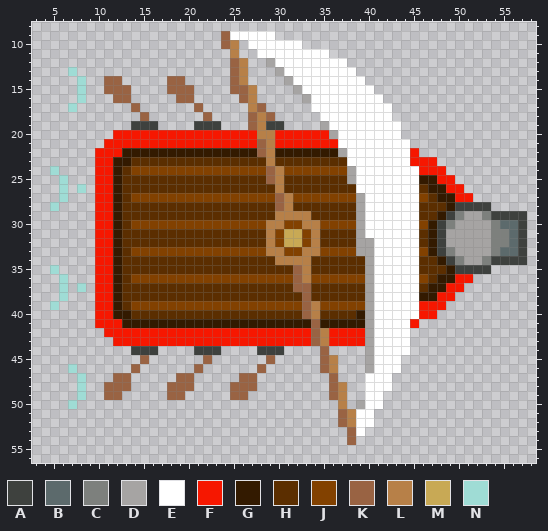
One commit to this pixel-art sprite: Unreal/Content/ship1_4.png. Above: the version before the commit.
The file is 192x192 pixels, drawn in blocks of 3x3; one block is one cell here. Shown: x 3..58, y 8..56.
Palette (. is transparent): A #3e413e  B #5c6a6c  C #7d807d  D #a6a4a3  E #ffffff  F #f61700  G #331a00  H #5b2e00  J #824100  K #996343  L #b78048  M #c8a955  N #9fdcd5
Pixels before (only the part around the change), first column x 6:
17 .N......K......K.....LK.....EEEEEEEEE.............
18 .........K......K....KLK.....EEEEEEEE.............
19 ........AAA....AAA...KLAA....DEEEEEEEE............
20 ......FFFFFFFFFFFFFFFFLLFFFFFFDEEEEEEE............
21 .....FFFFFFFFFFFFFFFFFKLFFFFFFFEEEEEEEE...........
22 ....FFFGGGGGGGGGGGGGGGKLGGGGGGGDEEEEEEEF..........
23 ....FFGGHHHHHHHHHHHHHHHLHHHHHHHHEEEEEEEFFF........
24 ....FFGHJJJJJJJJJJJJJJJKLJJJJJJJDEEEEEEEFFF.......
25 N...FFGHHHHHHHHHHHHHHHHKLHHHHHHHDEEEEEEEGGFF......
26 N.N.FFGHHHHHHHHHHHHHHHHHLHHHHHHHHEEEEEEEHGGFF.....
27 N...FFGHJJJJJJJJJJJJJJJJKLJJJJJJJDEEEEEEJHGGFF....
28 ....FFGHHHHHHHHHHHHHHHHHKLHHHHHHHDEEEEEEHHHGAAAA..
29 ....FFGHHHHHHHHHHHHHHHHHLLLLHHHHHDEEEEEEHHGACDDCAA
30 ....FFGHJJJJJJJJJJJJJJJLLJJLLJJJJDEEEEEEJGACDDDDCB
31 ....FFGHHHHHHHHHHHHHHHHLJMMJLHHHHDEEEEEEHGADDDDDCC
32 ....FFGHHHHHHHHHHHHHHHHLJMMJLHHHHDDEEEEEHGADDDDDCC
33 ....FFGHJJJJJJJJJJJJJJJLLJJLLJJJJDDEEEEEJGACDDDDCB
34 ....FFGHHHHHHHHHHHHHHHHHLLLLHHHHHHDEEEEEHHGACDDCAA
35 ....FFGHHHHHHHHHHHHHHHHHHHKLHHHHHHDEEEEEHHHGAAAA..
36 N...FFGHJJJJJJJJJJJJJJJJJJKLJJJJJJDEEEEEJHGGFF....
37 N.N.FFGHHHHHHHHHHHHHHHHHHHKKHHHHHHDEEEEEHGGFF.....
38 N...FFGHHHHHHHHHHHHHHHHHHHHKHHHHHHDEEEEEGGFF......
39 ....FFGHJJJJJJJJJJJJJJJJJJJKLJJJJJDEEEEEFFF.......
40 ....FFGGHHHHHHHHHHHHHHHHHHHKLHHHHGDEEEEEFF........
41 ....FFFGGGGGGGGGGGGGGGGGGGGGKGGGGGDEEEEF..........
42 .....FFFFFFFFFFFFFFFFFFFFFFFKLFFFFDEEEE...........
43 ......FFFFFFFFFFFFFFFFFFFFFFKLFFFFDEEEE...........
44 ........AAA....AAA....AAA....K....DEEEE...........
45 .........K......K......K.....KL...DEEE............
46 .N......K......K......K......KL...DEEE............
47 ..N...KK.....KK.....KK........K...EEE.............
The result:
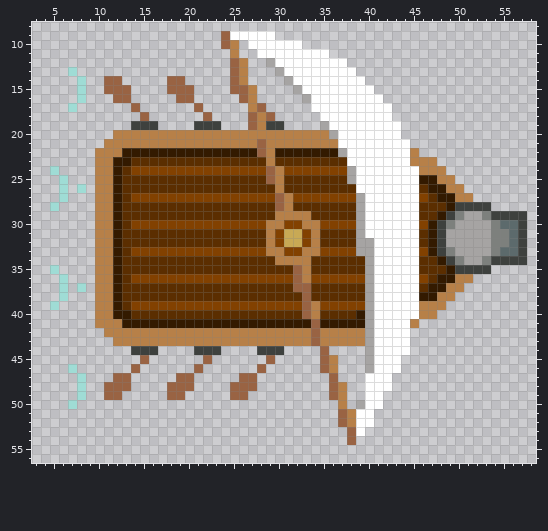
Changes in this commit:
{"y":20,"x":12,"old":"FFFFFFFFFFFFFFFF","new":"LLLLLLLLLLLLLLLL"}
{"y":20,"x":30,"old":"FFFFFF","new":"LLLLLL"}
{"y":21,"x":11,"old":"FFFFFFFFFFFFFFFFF","new":"LLLLLLLLLLLLLLLLL"}
{"y":21,"x":30,"old":"FFFFFFF","new":"LLLLLLL"}
{"y":22,"x":10,"old":"FFF","new":"LLL"}
{"y":22,"x":45,"old":"F","new":"L"}
{"y":23,"x":10,"old":"FF","new":"LL"}
{"y":23,"x":45,"old":"FFF","new":"LLL"}
{"y":24,"x":10,"old":"FF","new":"LL"}
{"y":24,"x":46,"old":"FFF","new":"LLL"}
{"y":25,"x":10,"old":"FF","new":"LL"}
{"y":25,"x":48,"old":"FF","new":"LL"}
{"y":26,"x":10,"old":"FF","new":"LL"}
{"y":26,"x":49,"old":"FF","new":"LL"}
{"y":27,"x":10,"old":"FF","new":"LL"}
{"y":27,"x":50,"old":"FF","new":"LL"}
{"y":28,"x":10,"old":"FF","new":"LL"}
{"y":29,"x":10,"old":"FF","new":"LL"}
{"y":30,"x":10,"old":"FF","new":"LL"}
{"y":31,"x":10,"old":"FF","new":"LL"}
{"y":32,"x":10,"old":"FF","new":"LL"}
{"y":33,"x":10,"old":"FF","new":"LL"}
{"y":34,"x":10,"old":"FF","new":"LL"}
{"y":35,"x":10,"old":"FF","new":"LL"}
{"y":36,"x":10,"old":"FF","new":"LL"}
{"y":36,"x":50,"old":"FF","new":"LL"}
{"y":37,"x":10,"old":"FF","new":"LL"}
{"y":37,"x":49,"old":"FF","new":"LL"}
{"y":38,"x":10,"old":"FF","new":"LL"}
{"y":38,"x":48,"old":"FF","new":"LL"}
{"y":39,"x":10,"old":"FF","new":"LL"}
{"y":39,"x":46,"old":"FFF","new":"LLL"}
{"y":40,"x":10,"old":"FF","new":"LL"}
{"y":40,"x":46,"old":"FF","new":"LL"}
{"y":41,"x":10,"old":"FFF","new":"LLL"}
{"y":41,"x":45,"old":"F","new":"L"}
{"y":42,"x":11,"old":"FFFFFFFFFFFFFFFFFFFFFFF","new":"LLLLLLLLLLLLLLLLLLLLLLL"}
{"y":42,"x":36,"old":"FFFF","new":"LLLL"}
{"y":43,"x":12,"old":"FFFFFFFFFFFFFFFFFFFFFF","new":"LLLLLLLLLLLLLLLLLLLLLL"}
{"y":43,"x":36,"old":"FFFF","new":"LLLL"}
{"label":"changed","picture_box":[95,130,365,346]}
{"label":"changed","picture_box":[410,148,473,202]}
{"label":"changed","picture_box":[410,274,473,328]}
